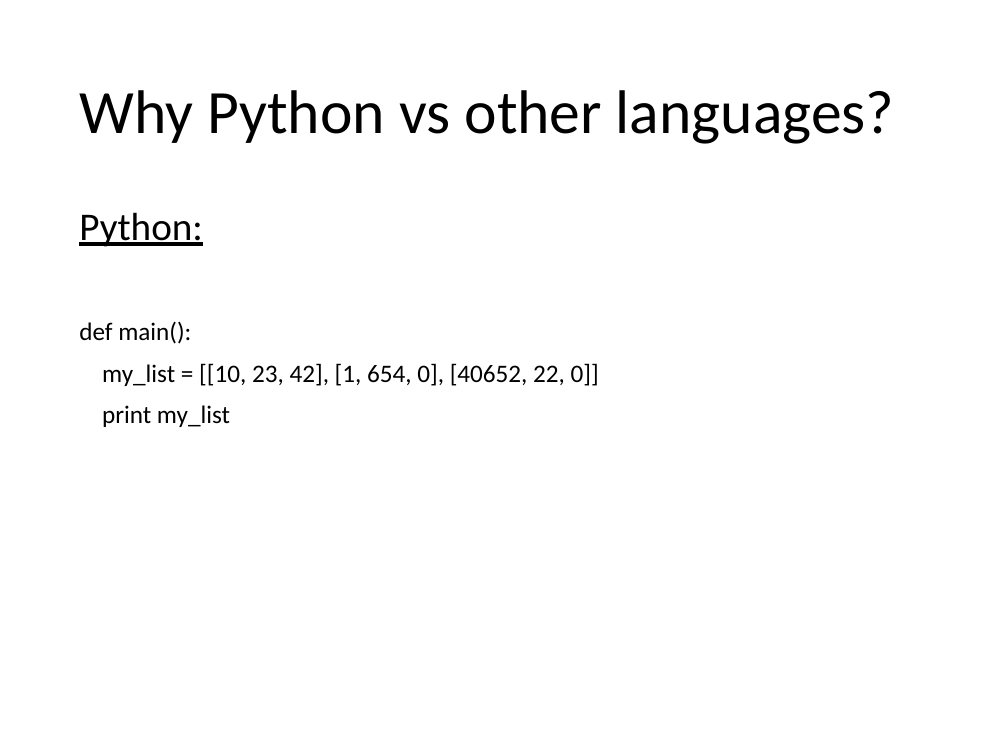
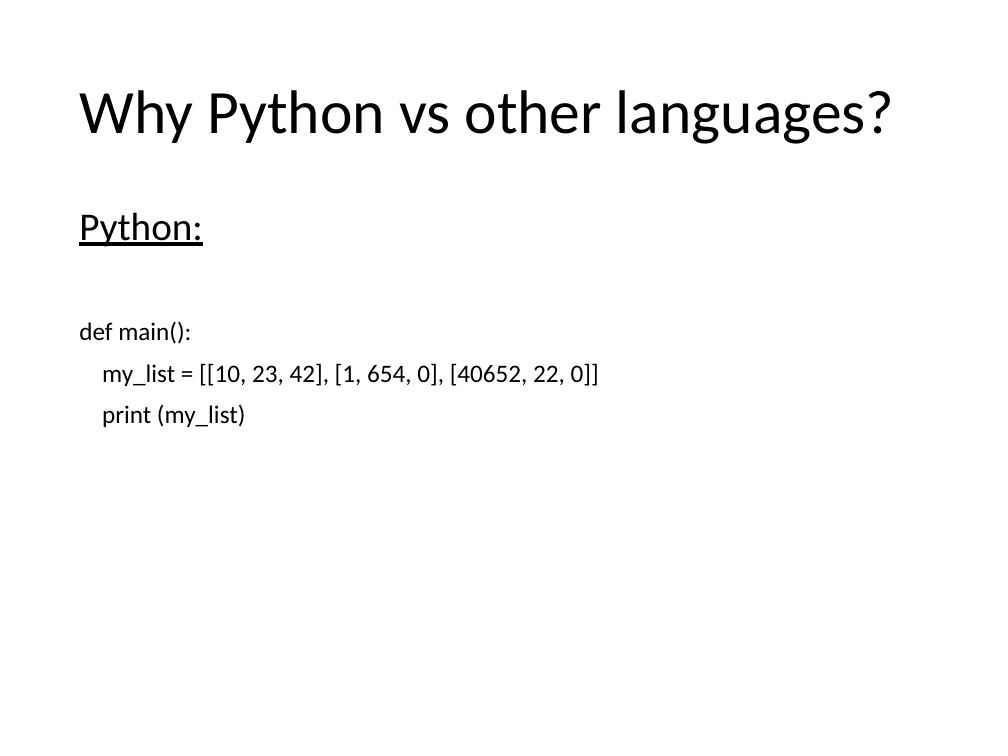
Before and after one commit to merrygoat/IntroToPython, a slide deck: slide 7 of Introduction to Python.pptx. Drawn at 1008x756 pixels with LibreOffice and Linux fonts; fonts in the diff are those of the drawing. Boxes give left, top, right and bottom in pixels: in the first picture for what was removed or moved away, otherwise in the second. Text is boxed around its words. In the diff, an @@ line names an element or a change of style, - is before the commit and + after.

```diff
--- a/Introduction to Python.pptx
+++ b/Introduction to Python.pptx
@@ text at bbox=[102, 405, 245, 427]: text changed @@
-print my_list
+print (my_list)
```
Also in this commit, not shown: 6 other slides changed, 3 slides removed, 4 other files.
